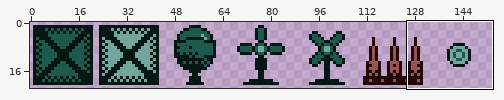
Sprite sheet -- GMTK2021_game/Assets/Art/Objects.png. The picture above shows the old version from afar; the outline marks the close-up.
Close-up. Before the edit:
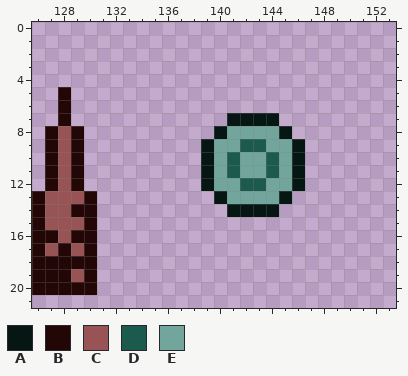
The file is 154x22 pixels. Shown: x 126..153, y 0..21.
Palette (. is transparent): A #061613  B #230707  C #985454  D #1c5a4d  E #72a59b
Pixels before, first column x 126:
 5 ..B..................
 6 ..B..................
 7 ..B............AAAA..
 8 .BCB..........AEEEEA.
 9 .BCB.........AEEDDEEA
10 .BCB.........AEDEEDEA
11 .BCB.........AEDEEDEA
12 .BCB.........AEEDDEEA
13 BCCCB.........AEEEEA.
14 BCCBB..........AAAA..
15 BCCCB................
16 BBCBB................
17 BCBCB................
18 BBBBB................
19 BBBCB................
20 BBBBB................
And afterwards:
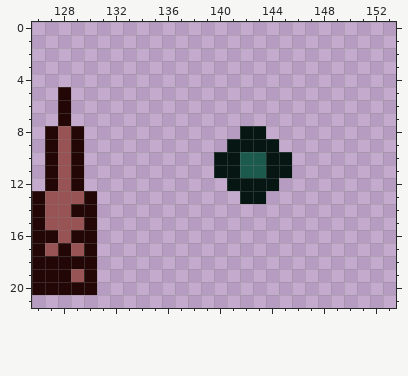
Change:
Colour A replaces colour D in row 9 at x 142 to 143; in rows 10 to 11 at x 141 and 144; in row 12 at x 142 to 143.
Colour A replaces colour E in row 8 at x 142 to 143; in row 9 at x 141 and 144; in rows 10 to 11 at x 140 and 145; in row 12 at x 141 and 144; in row 13 at x 142 to 143.
Colour D replaces colour E in rows 10 to 11 at x 142 to 143.
Colour A is removed in row 7 at x 141 to 144; in row 8 at x 140 and 145; in rows 9 to 12 at x 139 and 146; in row 13 at x 140 and 145; in row 14 at x 141 to 144.
Colour E is removed in row 8 at x 141 and 144; in row 9 at x 140 and 145; in row 12 at x 140 and 145; in row 13 at x 141 and 144.
